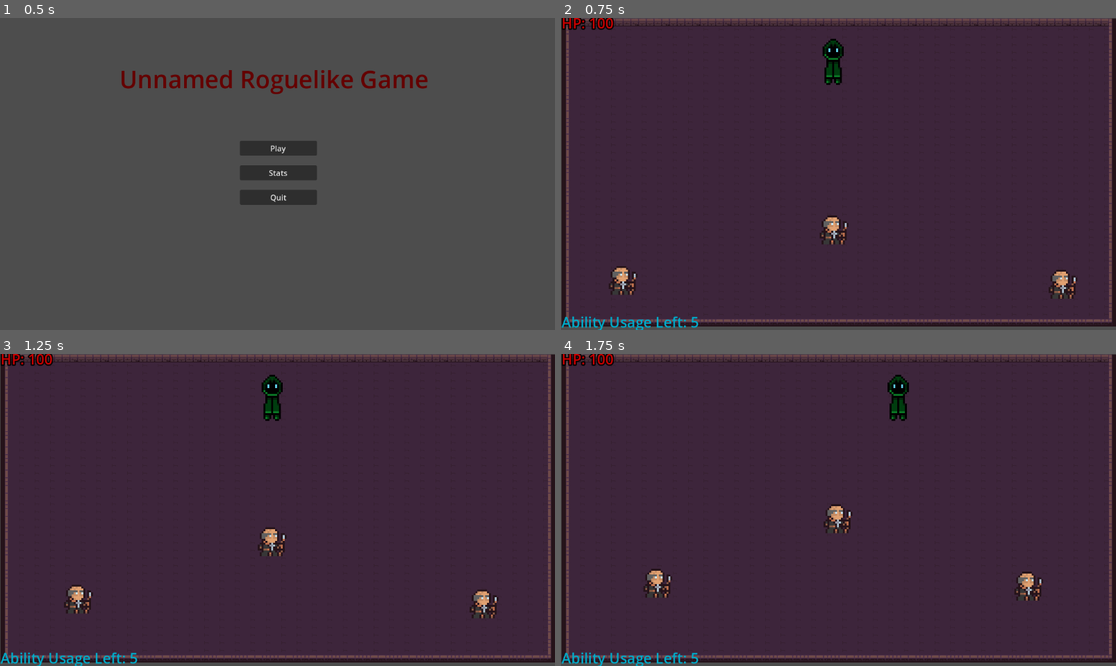
Above: before the commit, frames 1-4 (two rows, left to right).
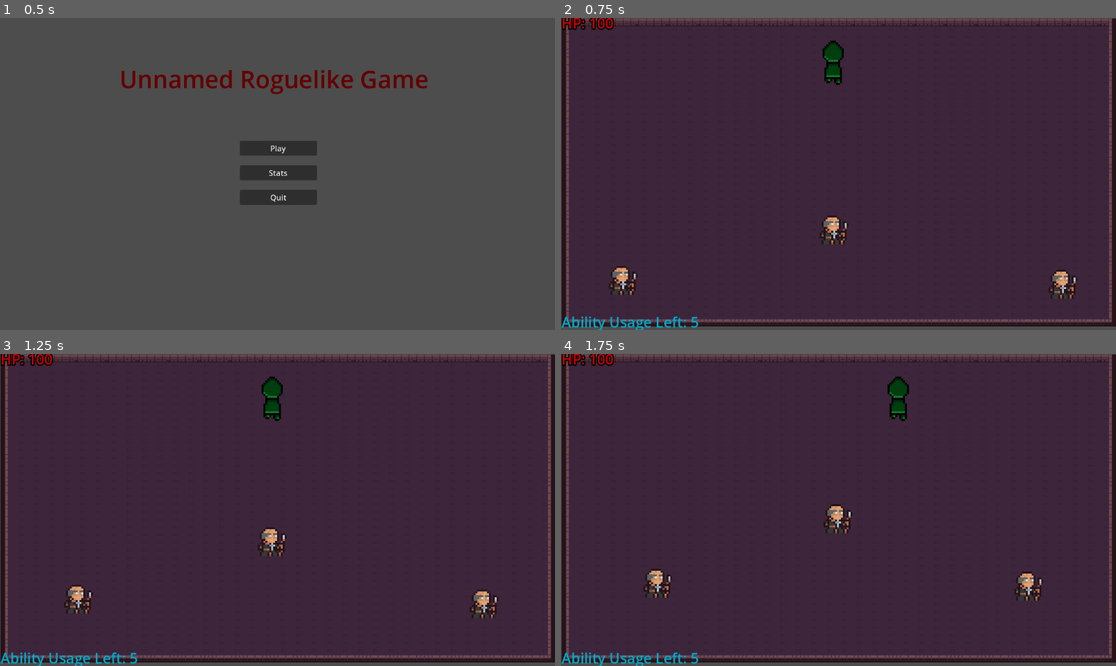
Above: after the commit, the same moments.

Repository: Unnamed-Roguelike-Game/Game
Game: Godot game, scene res://Main_Menu.tscn
The game is run twice, just before and just after one commit, with the same random seed, the same clock (stepped at 60 frames per second) and the same inputs.
Inputs (mouse positions are in pixels of both pictures, inside the frame that each line leads up to):
- Up to frame 1 (0.5 s): no input
- Up to frame 2 (0.75 s): click "Play" at 0.5 s
- Up to frame 3 (1.25 s): no input
- Up to frame 4 (1.75 s): move the mouse to (960, 494) at 1.27 s; hold D (right) from 1.28 s (still down); click (960, 494) at 1.35 s

Frame 1 is identical in both runs. In frame 2, 0.2% of the frame differs, in the area x 47-51%, y 6-22%; in frame 3, 0.2%; in frame 4, 0.2%, in the area x 58-63%, y 6-22%.

Commit message:
Add all Idle and Running Animations for Player

Diff:
--- a/Unnamed Roguelike Game/Player.tscn
+++ b/Unnamed Roguelike Game/Player.tscn
@@ -8,18 +8,162 @@
 radius = 5.5
 height = 23.5
 
-[sub_resource type="AtlasTexture" id="AtlasTexture_kw81d"]
+[sub_resource type="AtlasTexture" id="AtlasTexture_ixuyr"]
+atlas = ExtResource("3_58hss")
+region = Rect2(255, 0, 17, 29)
+
+[sub_resource type="AtlasTexture" id="AtlasTexture_opnqr"]
 atlas = ExtResource("3_58hss")
 region = Rect2(17, 0, 17, 29)
+
+[sub_resource type="AtlasTexture" id="AtlasTexture_r34nv"]
+atlas = ExtResource("3_58hss")
+region = Rect2(34, 0, 17, 29)
+
+[sub_resource type="AtlasTexture" id="AtlasTexture_yges1"]
+atlas = ExtResource("3_58hss")
+region = Rect2(51, 0, 17, 29)
+
+[sub_resource type="AtlasTexture" id="AtlasTexture_lqttc"]
+atlas = ExtResource("3_58hss")
+region = Rect2(68, 0, 17, 29)
+
+[sub_resource type="AtlasTexture" id="AtlasTexture_0bg5t"]
+atlas = ExtResource("3_58hss")
+region = Rect2(153, 0, 17, 29)
+
+[sub_resource type="AtlasTexture" id="AtlasTexture_d6h4h"]
+atlas = ExtResource("3_58hss")
+region = Rect2(289, 0, 17, 29)
+
+[sub_resource type="AtlasTexture" id="AtlasTexture_qmo3u"]
+atlas = ExtResource("3_58hss")
+region = Rect2(306, 0, 17, 29)
+
+[sub_resource type="AtlasTexture" id="AtlasTexture_rdwrh"]
+atlas = ExtResource("3_58hss")
+region = Rect2(323, 0, 17, 29)
+
+[sub_resource type="AtlasTexture" id="AtlasTexture_eyses"]
+atlas = ExtResource("3_58hss")
+region = Rect2(340, 0, 17, 29)
+
+[sub_resource type="AtlasTexture" id="AtlasTexture_sh13x"]
+atlas = ExtResource("3_58hss")
+region = Rect2(85, 0, 17, 29)
+
+[sub_resource type="AtlasTexture" id="AtlasTexture_ne1vk"]
+atlas = ExtResource("3_58hss")
+region = Rect2(102, 0, 17, 29)
+
+[sub_resource type="AtlasTexture" id="AtlasTexture_q8v3y"]
+atlas = ExtResource("3_58hss")
+region = Rect2(119, 0, 17, 29)
+
+[sub_resource type="AtlasTexture" id="AtlasTexture_b6mnw"]
+atlas = ExtResource("3_58hss")
+region = Rect2(136, 0, 17, 29)
+
+[sub_resource type="AtlasTexture" id="AtlasTexture_l1x7h"]
+atlas = ExtResource("3_58hss")
+region = Rect2(170, 0, 17, 29)
+
+[sub_resource type="AtlasTexture" id="AtlasTexture_advcg"]
+atlas = ExtResource("3_58hss")
+region = Rect2(187, 0, 17, 29)
+
+[sub_resource type="AtlasTexture" id="AtlasTexture_1kk66"]
+atlas = ExtResource("3_58hss")
+region = Rect2(204, 0, 17, 29)
+
+[sub_resource type="AtlasTexture" id="AtlasTexture_dveys"]
+atlas = ExtResource("3_58hss")
+region = Rect2(221, 0, 17, 29)
 
 [sub_resource type="SpriteFrames" id="SpriteFrames_ju47r"]
 animations = [{
 "frames": [{
 "duration": 1.0,
-"texture": SubResource("AtlasTexture_kw81d")
-}],
-"loop": true,
-"name": &"Idle",
+"texture": SubResource("AtlasTexture_ixuyr")
+}],
+"loop": true,
+"name": &"IdleBack",
+"speed": 5.0
+}, {
+"frames": [{
+"duration": 1.0,
+"texture": SubResource("AtlasTexture_opnqr")
+}, {
+"duration": 1.0,
+"texture": SubResource("AtlasTexture_r34nv")
+}, {
+"duration": 1.0,
+"texture": SubResource("AtlasTexture_yges1")
+}, {
+"duration": 1.0,
+"texture": SubResource("AtlasTexture_lqttc")
+}],
+"loop": true,
+"name": &"IdleForward",
+"speed": 5.0
+}, {
+"frames": [{
+"duration": 1.0,
+"texture": SubResource("AtlasTexture_0bg5t")
+}],
+"loop": true,
+"name": &"IdleSide",
+"speed": 5.0
+}, {
+"frames": [{
+"duration": 1.0,
+"texture": SubResource("AtlasTexture_d6h4h")
+}, {
+"duration": 1.0,
+"texture": SubResource("AtlasTexture_qmo3u")
+}, {
+"duration": 1.0,
+"texture": SubResource("AtlasTexture_rdwrh")
+}, {
+"duration": 1.0,
+"texture": SubResource("AtlasTexture_eyses")
+}],
+"loop": true,
+"name": &"RunBack",
+"speed": 5.0
+}, {
+"frames": [{
+"duration": 1.0,
+"texture": SubResource("AtlasTexture_sh13x")
+}, {
+"duration": 1.0,
+"texture": SubResource("AtlasTexture_ne1vk")
+}, {
+"duration": 1.0,
+"texture": SubResource("AtlasTexture_q8v3y")
+}, {
+"duration": 1.0,
+"texture": SubResource("AtlasTexture_b6mnw")
+}],
+"loop": true,
+"name": &"RunForward",
+"speed": 5.0
+}, {
+"frames": [{
+"duration": 1.0,
+"texture": SubResource("AtlasTexture_l1x7h")
+}, {
+"duration": 1.0,
+"texture": SubResource("AtlasTexture_advcg")
+}, {
+"duration": 1.0,
+"texture": SubResource("AtlasTexture_1kk66")
+}, {
+"duration": 1.0,
+"texture": SubResource("AtlasTexture_dveys")
+}],
+"loop": true,
+"name": &"RunSide",
 "speed": 5.0
 }]
 
@@ -27,12 +171,131 @@
 radius = 7.5
 height = 17.5
 
-[sub_resource type="Animation" id="Animation_hbb6b"]
-resource_name = "Idle"
+[sub_resource type="Animation" id="Animation_sy5mw"]
+resource_name = "IdleForward"
+loop_mode = 1
+tracks/0/type = "value"
+tracks/0/imported = false
+tracks/0/enabled = true
+tracks/0/path = NodePath("AnimatedSprite2D:frame")
+tracks/0/interp = 1
+tracks/0/loop_wrap = true
+tracks/0/keys = {
+"times": PackedFloat32Array(0, 0.3, 0.6, 0.9),
+"transitions": PackedFloat32Array(1, 1, 1, 1),
+"update": 1,
+"values": [0, 1, 2, 3]
+}
+
+[sub_resource type="Animation" id="Animation_8da0p"]
+length = 0.001
+tracks/0/type = "value"
+tracks/0/imported = false
+tracks/0/enabled = true
+tracks/0/path = NodePath("AnimatedSprite2D:frame")
+tracks/0/interp = 1
+tracks/0/loop_wrap = true
+tracks/0/keys = {
+"times": PackedFloat32Array(0),
+"transitions": PackedFloat32Array(1),
+"update": 1,
+"values": [0]
+}
+
+[sub_resource type="Animation" id="Animation_ms1sl"]
+resource_name = "RunForward"
+length = 0.7
+loop_mode = 1
+tracks/0/type = "value"
+tracks/0/imported = false
+tracks/0/enabled = true
+tracks/0/path = NodePath("AnimatedSprite2D:frame")
+tracks/0/interp = 1
+tracks/0/loop_wrap = true
+tracks/0/keys = {
+"times": PackedFloat32Array(0, 0.2, 0.4, 0.6),
+"transitions": PackedFloat32Array(1, 1, 1, 1),
+"update": 1,
+"values": [0, 1, 2, 3]
+}
+
+[sub_resource type="Animation" id="Animation_dr8bm"]
+resource_name = "IdleSide"
+length = 0.2
+loop_mode = 1
+tracks/0/type = "value"
+tracks/0/imported = false
+tracks/0/enabled = true
+tracks/0/path = NodePath("AnimatedSprite2D:frame")
+tracks/0/interp = 1
+tracks/0/loop_wrap = true
+tracks/0/keys = {
+"times": PackedFloat32Array(0, 0.1),
+"transitions": PackedFloat32Array(1, 1),
+"update": 1,
+"values": [0, 0]
+}
+
+[sub_resource type="Animation" id="Animation_v71ee"]
+resource_name = "RunSide"
+length = 0.7
+loop_mode = 1
+tracks/0/type = "value"
+tracks/0/imported = false
+tracks/0/enabled = true
+tracks/0/path = NodePath("AnimatedSprite2D:frame")
+tracks/0/interp = 1
+tracks/0/loop_wrap = true
+tracks/0/keys = {
+"times": PackedFloat32Array(0, 0.2, 0.4, 0.6),
+"transitions": PackedFloat32Array(1, 1, 1, 1),
+"update": 1,
+"values": [0, 1, 2, 3]
+}
+
+[sub_resource type="Animation" id="Animation_ky20m"]
+resource_name = "IdleBack"
+length = 0.2
+loop_mode = 1
+tracks/0/type = "value"
+tracks/0/imported = false
+tracks/0/enabled = true
+tracks/0/path = NodePath("AnimatedSprite2D:frame")
+tracks/0/interp = 1
+tracks/0/loop_wrap = true
+tracks/0/keys = {
+"times": PackedFloat32Array(0, 0.1),
+"transitions": PackedFloat32Array(1, 1),
+"update": 1,
+"values": [0, 0]
+}
+
+[sub_resource type="Animation" id="Animation_sj0qm"]
+resource_name = "RunBack"
+length = 0.7
+loop_mode = 1
+tracks/0/type = "value"
+tracks/0/imported = false
+tracks/0/enabled = true
+tracks/0/path = NodePath("AnimatedSprite2D:frame")
+tracks/0/interp = 1
+tracks/0/loop_wrap = true
+tracks/0/keys = {
+"times": PackedFloat32Array(0, 0.2, 0.4, 0.6),
+"transitions": PackedFloat32Array(1, 1, 1, 1),
+"update": 1,
+"values": [0, 1, 2, 3]
+}
 
 [sub_resource type="AnimationLibrary" id="AnimationLibrary_ibnfd"]
 _data = {
-"Idle": SubResource("Animation_hbb6b")
+"IdleBack": SubResource("Animation_ky20m"),
+"IdleForward": SubResource("Animation_sy5mw"),
+"IdleSide": SubResource("Animation_dr8bm"),
+"RESET": SubResource("Animation_8da0p"),
+"RunBack": SubResource("Animation_sj0qm"),
+"RunForward": SubResource("Animation_ms1sl"),
+"RunSide": SubResource("Animation_v71ee")
 }
 
 [node name="Player" type="CharacterBody2D" groups=["Player"]]
@@ -49,7 +312,7 @@
 
 [node name="AnimatedSprite2D" type="AnimatedSprite2D" parent="." groups=["Player"]]
 sprite_frames = SubResource("SpriteFrames_ju47r")
-animation = &"Idle"
+animation = &"RunBack"
 metadata/_edit_lock_ = true
 
 [node name="Hurtbox" type="Area2D" parent="." groups=["Player"]]
Not shown: 1 places in Unnamed Roguelike Game/Player.tscn that only renumber resources
